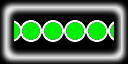
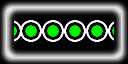
Revision of a layered 128 x 64 image; what changed, layer by layer:
painted on "Nouveau calque" over [14, 22, 114, 40]
